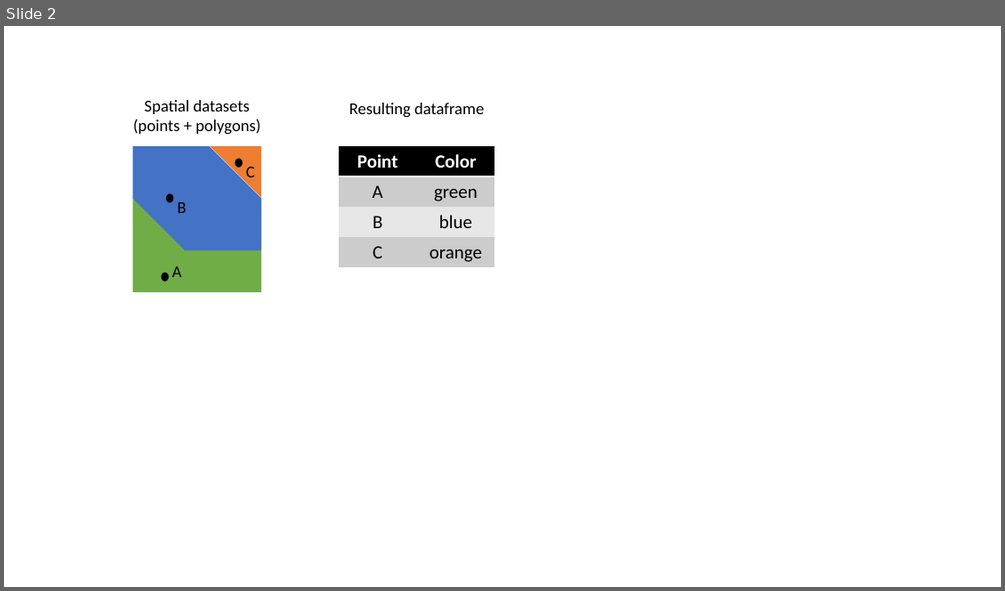
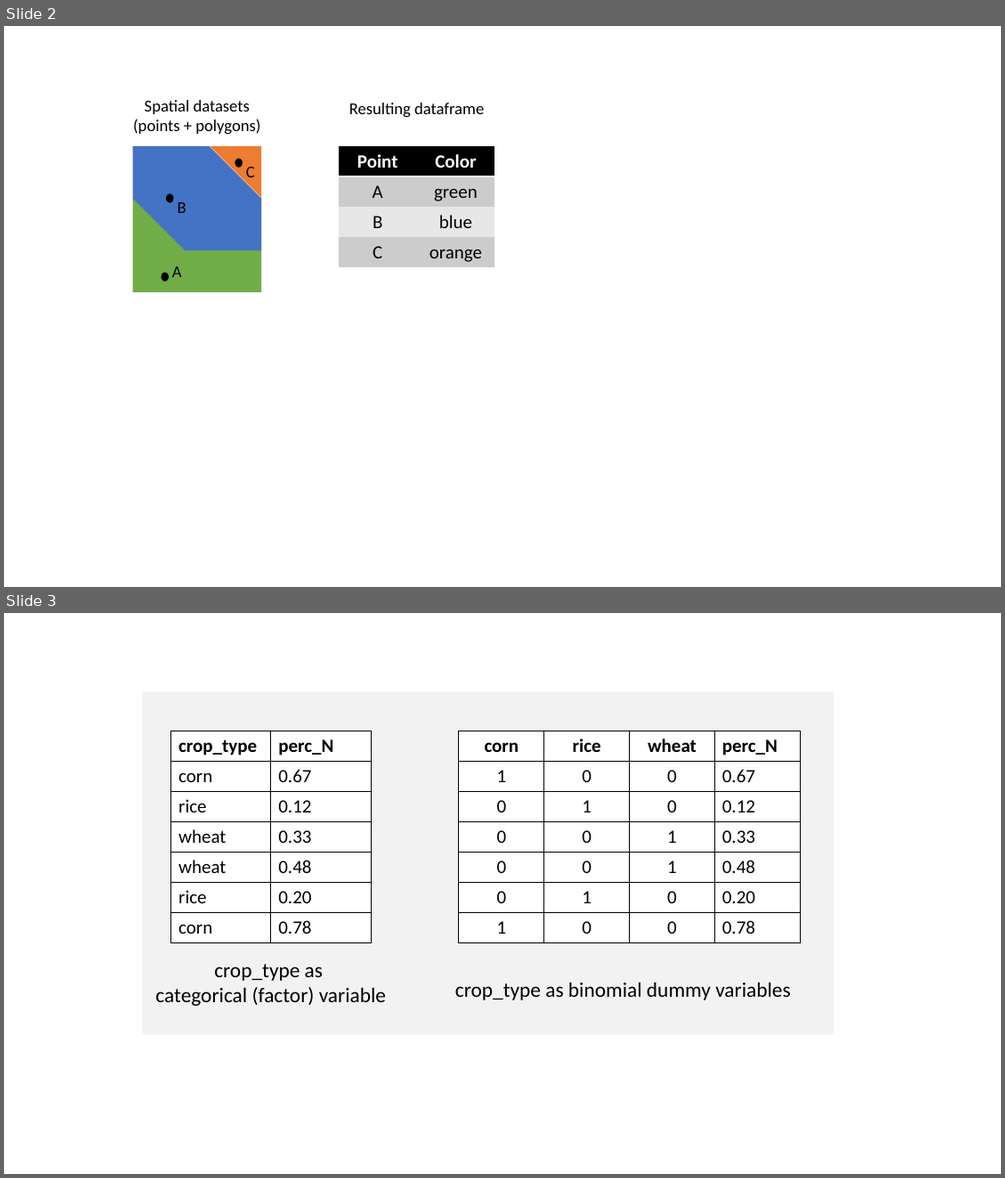
Before and after one commit to mvevans89/mevansblog, a slide deck: content/img/blog-images.pptx. Shown one above the other, each under a label of ours: slide 2 before the commit, slides 2 and 3 after it. The pictures are 1005x591 and 1005x1178 pixels, drawn with LibreOffice and Linux fonts; fonts in the diff are those of the drawing. Boxes give left, top, right and bottom in pixels: in the first picture for what was removed or moved away, otherwise in the second. Text is boxed around its words. In the diff, an @@ line names an element or a change of style, - is before the commit and + after.

Commit message:
dummy variable post and add mathjax capability

```diff
--- a/content/img/blog-images.pptx
+++ b/content/img/blog-images.pptx
@@ slide 3 added at bbox=[4, 613, 1001, 1174], background #FFFFFF @@
@@ rectangle added at bbox=[142, 691, 834, 1034], fill #F2F2F2 @@
@@ table added at bbox=[171, 730, 371, 943], 7 rows, 2 columns @@
+crop_type | perc_N
+corn | 0.67
+rice | 0.12
+wheat | 0.33
+wheat | 0.48
+rice | 0.20
+corn | 0.78
@@ table added at bbox=[459, 730, 800, 943], 7 rows, 4 columns @@
+corn | rice | wheat | perc_N
+1 | 0 | 0 | 0.67
+0 | 1 | 0 | 0.12
+0 | 0 | 1 | 0.33
+0 | 0 | 1 | 0.48
+0 | 1 | 0 | 0.20
+1 | 0 | 0 | 0.78
@@ text added at bbox=[155, 964, 386, 1005], 20 pt, text #000000 @@
+crop_type as
+categorical (factor) variable
@@ text added at bbox=[455, 981, 790, 1000], 20 pt, text #000000 @@
+crop_type as binomial dummy variables
```
Also in this commit, not shown: 43 other files.
